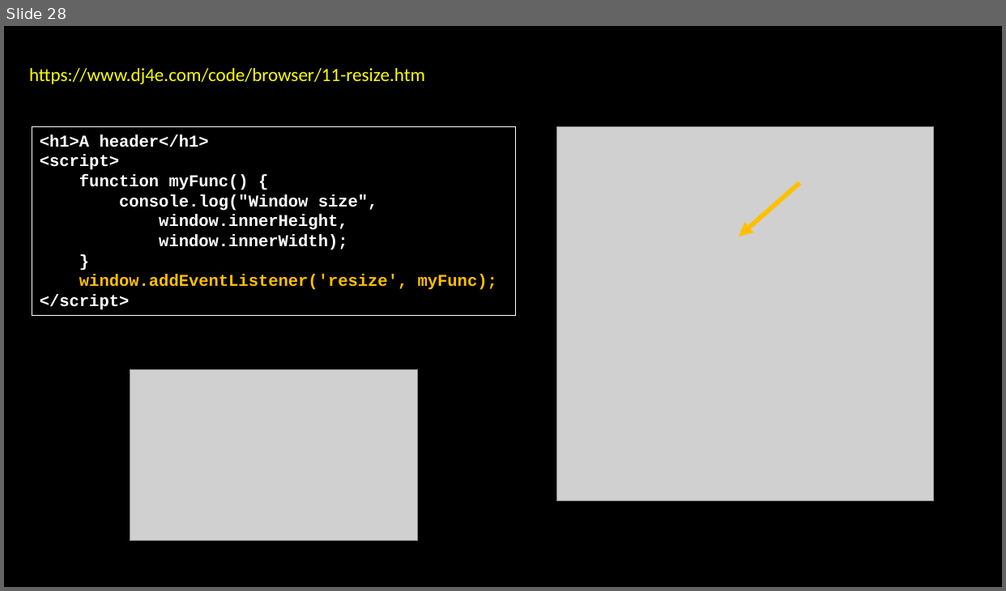
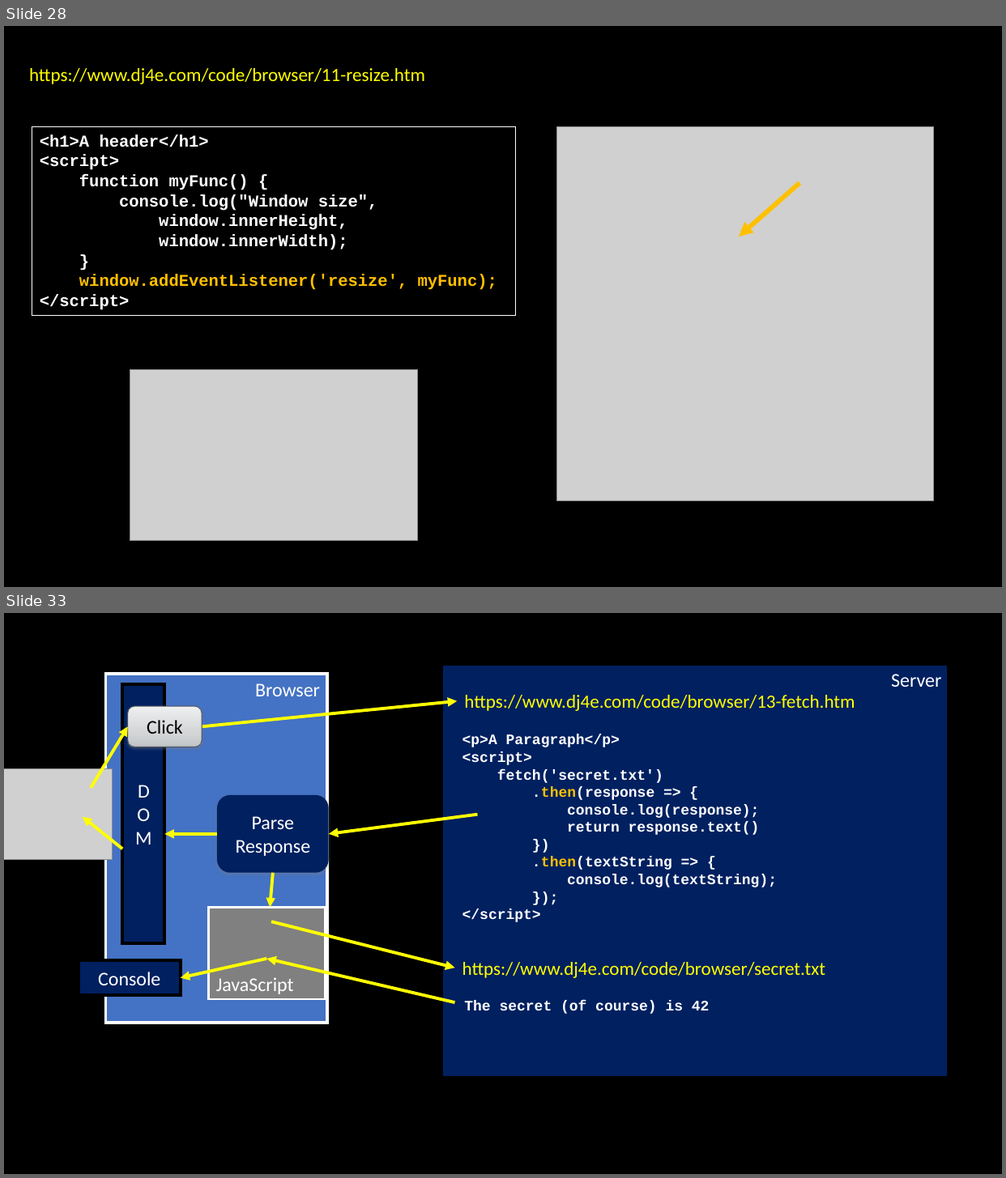
Before and after one commit to csev/dj4e, a slide deck: lectures/JS-03-Browser.pptx. Shown one above the other, each under a label of ours: slide 28 before the commit, slides 28 and 33 after it; the slides between them are not shown. The pictures are 1006x591 and 1006x1178 pixels, drawn with LibreOffice and Linux fonts; fonts in the diff are those of the drawing; grey boxes stand for pictures. Boxes give left, top, right and bottom in pixels: in the first picture for what was removed or moved away, otherwise in the second. Text is boxed around its words. In the diff, an @@ line names an element or a change of style, - is before the commit and + after.

```diff
--- a/lectures/JS-03-Browser.pptx
+++ b/lectures/JS-03-Browser.pptx
@@ slide 33 added at (x1=4, y1=613, x2=1002, y2=1174), background #000000 @@
@@ rectangle added at (x1=106, y1=674, x2=327, y2=1023), fill #4472C4, outline #FFFFFF 3 pt, 18.7 pt, text #FFFFFF @@
+Browser
@@ rectangle added at (x1=122, y1=684, x2=164, y2=943), fill #002060, outline #000000 3 pt, 18.7 pt, text #FFFFFF @@
+D
+O
+M
@@ rectangle added at (x1=442, y1=664, x2=949, y2=1079), fill #002060, outline #000000 3 pt, 18.7 pt, text #FFFFFF @@
+Server
@@ rounded rectangle added at (x1=127, y1=707, x2=202, y2=747), fill gradient #EEEFF0 to #D3D5D7 to #C0C3C7, outline #51565D 0.75 pt, 18.7 pt, text #000000 @@
+Click
@@ arrow added from (202, 726) to (457, 701), #FFFF00 3 pt @@
@@ text added at (x1=464, y1=695, x2=854, y2=711), 18 pt, text #FFFF00 @@
+https://www.dj4e.com/code/browser/13-fetch.htm
@@ arrow added from (91, 788) to (127, 726), #FFFF00 3 pt @@
@@ text added at (x1=462, y1=735, x2=777, y2=922), 14 pt, text #FFFFFF, bold @@
+<p>A Paragraph</p>
+<script>
+fetch('secret.txt')
+.then(response => {
+console.log(response);
+return response.text()
+})
+.then(textString => {
+console.log(textString);
+});
+</script>
@@ picture added at (x1=4, y1=769, x2=113, y2=860) @@
@@ rounded rectangle added at (x1=217, y1=795, x2=329, y2=873), fill #002060, 18.7 pt, text #FFFFFF @@
+Parse
+Response
@@ arrow added from (122, 849) to (83, 816), #FFFF00 3 pt @@
@@ arrow added from (478, 815) to (329, 834), #FFFF00 3 pt @@
@@ arrow added from (217, 834) to (165, 834), #FFFF00 3 pt @@
@@ arrow added from (273, 873) to (270, 907), #FFFF00 3 pt @@
@@ rectangle added at (x1=209, y1=907, x2=325, y2=999), fill #808080, outline #FFFFFF 2.25 pt, 18.7 pt, text #FFFFFF @@
+JavaScript
@@ arrow added from (271, 922) to (454, 968), #FFFF00 3 pt @@
@@ rectangle added at (x1=78, y1=960, x2=180, y2=995), fill #002060, outline #000000 3 pt, 18.7 pt, text #FFFFFF @@
+Console
@@ arrow added from (266, 959) to (181, 978), #FFFF00 3 pt @@
@@ arrow added from (454, 1003) to (266, 959), #FFFF00 3 pt @@
@@ text added at (x1=462, y1=962, x2=825, y2=978), 18 pt, text #FFFF00 @@
+https://www.dj4e.com/code/browser/secret.txt
@@ text added at (x1=464, y1=1000, x2=710, y2=1014), 14 pt, text #FFFFFF, bold @@
+The secret (of course) is 42
```
Also in this commit, not shown: 6 other slides added, 23 slides removed, 19 other files.
